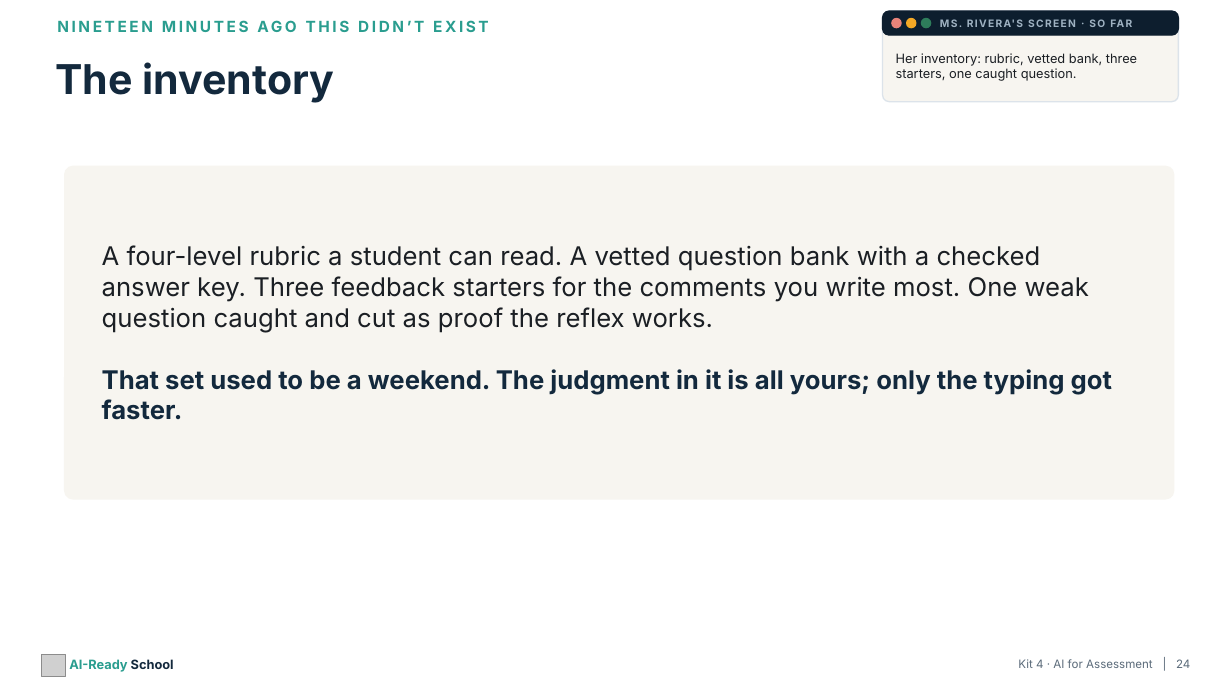
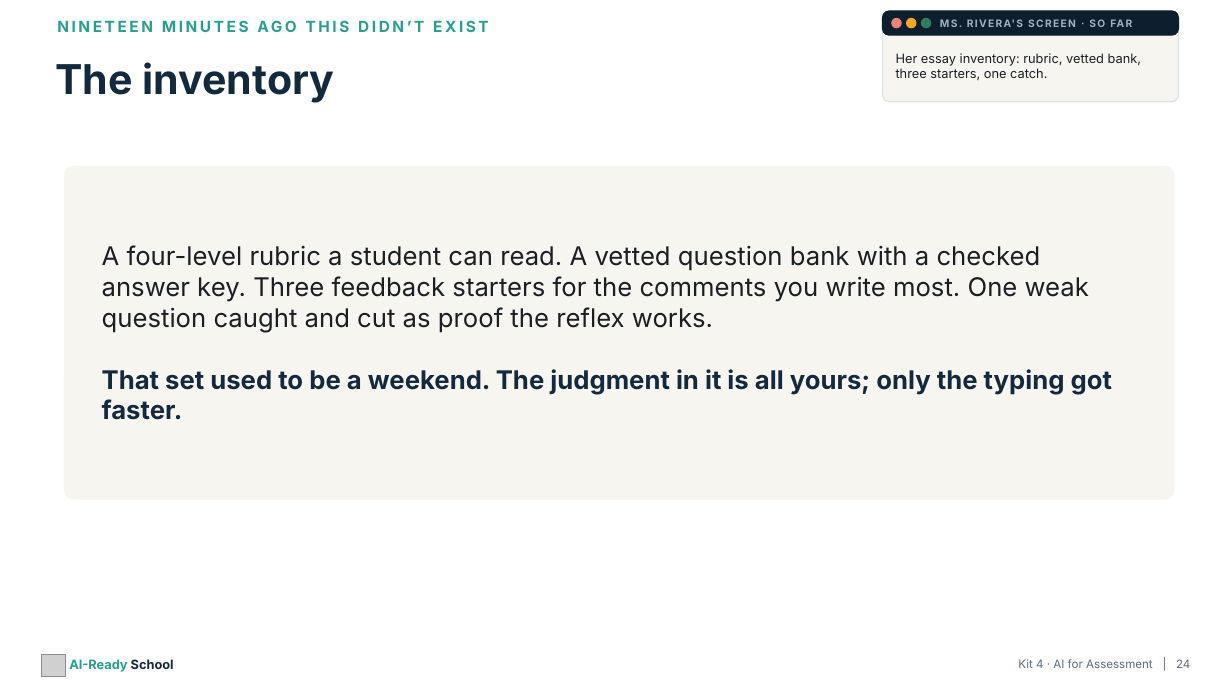
Before and after one commit to aspinozzi1/Ai-School-Ready, a slide deck: slide 24 of kits/kit04/Kit04_PresentationDeck.pptx. Drawn at 1232x693 pixels with LibreOffice and Linux fonts; fonts in the diff are those of the drawing; grey boxes stand for pictures. Boxes give left, top, right and bottom in pixels: in the first picture for what was removed or moved away, otherwise in the second. Text is boxed around its words. In the diff, an @@ line names an element or a change of style, - is before the commit and + after.

```diff
--- a/kits/kit04/Kit04_PresentationDeck.pptx
+++ b/kits/kit04/Kit04_PresentationDeck.pptx
@@ text at box(896, 53, 1141, 80): text changed @@
-Her inventory: rubric, vetted bank, three starters, one caught question.
+Her essay inventory: rubric, vetted bank, three starters, one catch.
```
Also in this commit, not shown: 6 other slides changed, 11 other files.
